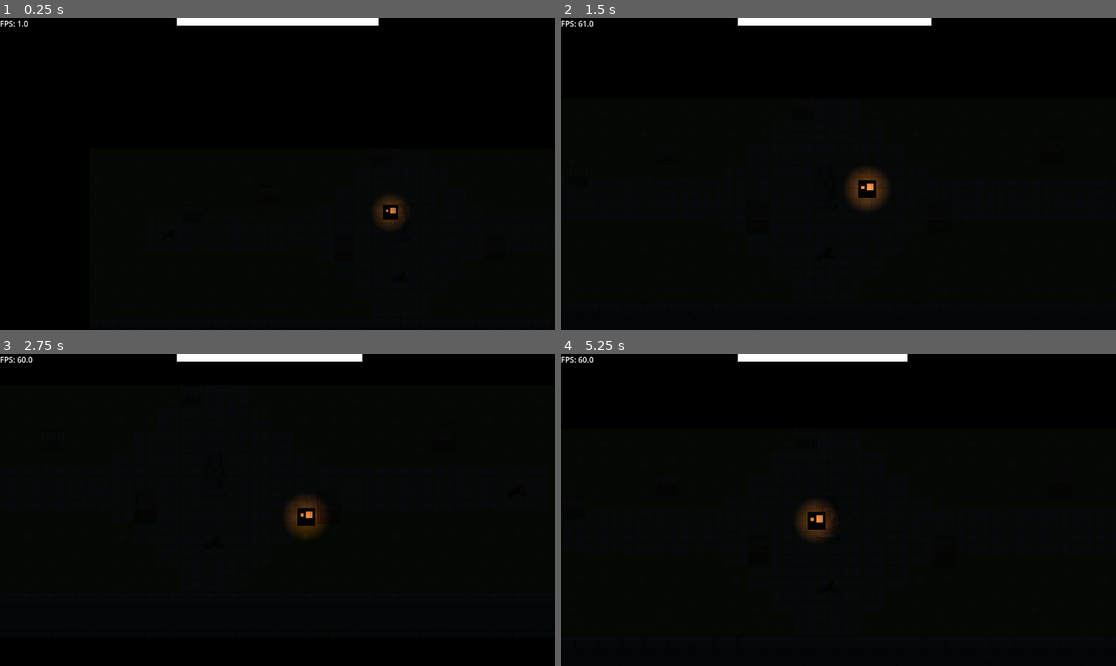
Above: before the commit, frames 1-4 (two rows, left to right).
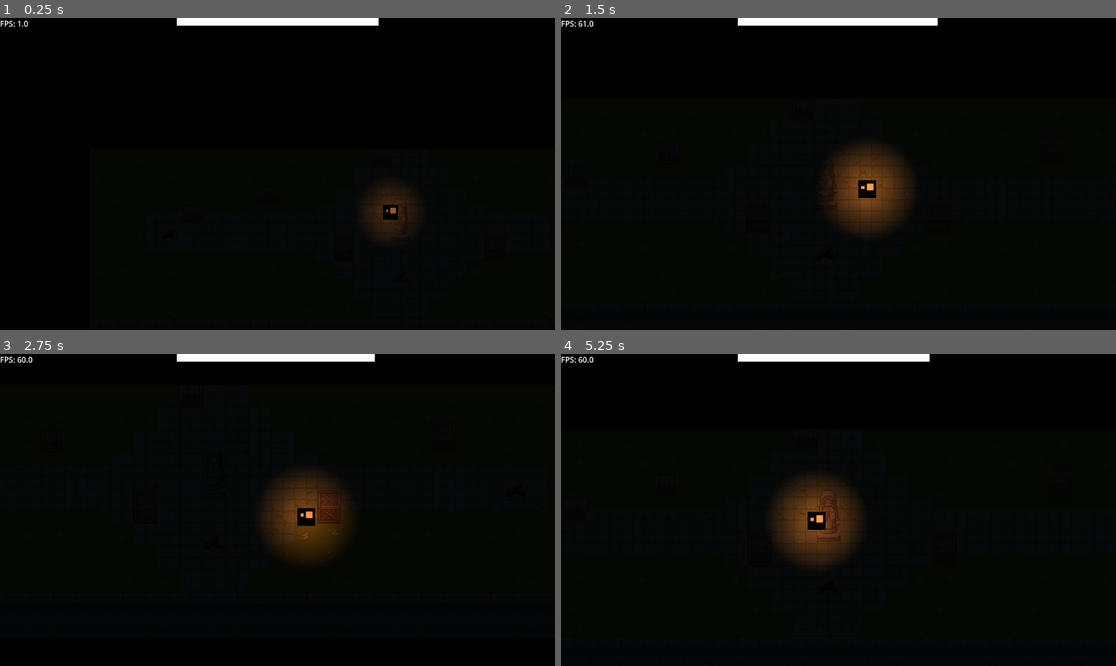
Above: after the commit, the same moments.

Repository: Kunggings/bonfire
Game: Godot game, scene res://scenes/main.tscn
Two runs of this game, one before a commit and one after it. Both use one fixed random seed, a clock stepped at 60 frames per second and the inputs below.
Inputs:
- Up to frame 1 (0.25 s): no input
- Up to frame 2 (1.5 s): hold D (right) 0.53-1.28 s; hold S (down) from 1.28 s (still down)
- Up to frame 3 (2.75 s): release S (down) at 2.03 s; hold D (right) from 2.03 s (still down)
- Up to frame 4 (5.25 s): release D (right) at 2.78 s; hold W (up) 2.78-3.53 s; hold A (left) 3.53-5.03 s; hold S (down) from 5.03 s (still down)

The runs differ from the first frame. In frame 1, 0.5% of the frame differs, in the area x 65-75%, y 54-71%; in frame 2, 3.2%; in frame 3, 3.2%; in frame 4, 3.4%, in the area x 37-67%, y 0-68%.

Commit message:
Lantern Fix

Diff:
--- a/scenes/prefabs/bonfire.tscn
+++ b/scenes/prefabs/bonfire.tscn
@@ -2,7 +2,7 @@
 
 [ext_resource type="Script" uid="uid://b8yvnqi01y1p0" path="res://scripts/bonfire.gd" id="1_7cyym"]
 [ext_resource type="Texture2D" uid="uid://7twogww0m64t" path="res://textures/bonfire_empty.png" id="2_wfoe5"]
-[ext_resource type="Texture2D" uid="uid://bnw53el0pouln" path="res://Light.tres" id="3_iyjrp"]
+[ext_resource type="Texture2D" uid="uid://bnw53el0pouln" path="res://textures/Light.tres" id="3_iyjrp"]
 
 [sub_resource type="CircleShape2D" id="CircleShape2D_5vw27"]
 
--- a/scenes/prefabs/player.tscn
+++ b/scenes/prefabs/player.tscn
@@ -2,7 +2,7 @@
 
 [ext_resource type="Texture2D" uid="uid://xy7j0ewyse8" path="res://textures/player.png" id="1_4flbx"]
 [ext_resource type="Script" uid="uid://biaqp0lcnatka" path="res://scripts/player_new.gd" id="1_tou0u"]
-[ext_resource type="Texture2D" uid="uid://bnw53el0pouln" path="res://Light.tres" id="3_n0leu"]
+[ext_resource type="Texture2D" uid="uid://bnw53el0pouln" path="res://textures/Light.tres" id="3_n0leu"]
 
 [sub_resource type="CircleShape2D" id="CircleShape2D_7dm0k"]
 
@@ -28,10 +28,10 @@
 top_level = true
 
 [node name="HealthDrainTimer" type="Timer" parent="."]
-wait_time = 0.309
 autostart = true
 
 [node name="LampLight" type="PointLight2D" parent="."]
 color = Color(1, 0.5294118, 0.18431373, 1)
+energy = 0.0
 texture = ExtResource("3_n0leu")
 texture_scale = 2.42
--- a/scripts/bonfire.gd
+++ b/scripts/bonfire.gd
@@ -1,11 +1,11 @@
 extends Area2D
 
 @export var lit_texture := preload("res://textures/bonfire.png")
-@export var heal_amount: float = 10.0
+@export var heal_amount: float = 50.0
 
 var bonfire_lit := false
 
-var bonfire_scale := 5
+var bonfire_scale := 3
 var bonfire_energy := 1.00
 const SCALE_OFFSET := 0.5
 const ENERGY_OFFSET := 1.0
--- a/scripts/player_new.gd
+++ b/scripts/player_new.gd
@@ -17,7 +17,7 @@
 
 const SCALE_OFFSET := 0.5
 const ENERGY_OFFSET := 1.0
-const MAX_SCALE := 2.43
+const MAX_SCALE := 5
 const MAX_ENERGY := 1.0
 
 func _ready() -> void:
@@ -33,7 +33,7 @@
 		$LampLight.visible = true
 
 	var target_energy: float = lerp(0.0, MAX_ENERGY, health_percent)
-	var target_scale: float = lerp(0.5, MAX_SCALE, health_percent)
+	var target_scale: float = lerp(1, MAX_SCALE, health_percent)
 
 	var energy_off: float = randf_range(-ENERGY_OFFSET, ENERGY_OFFSET)
 	$LampLight.energy = lerp($LampLight.energy, target_energy + energy_off, delta * 5)
Renamed: Light.tres -> textures/Light.tres
